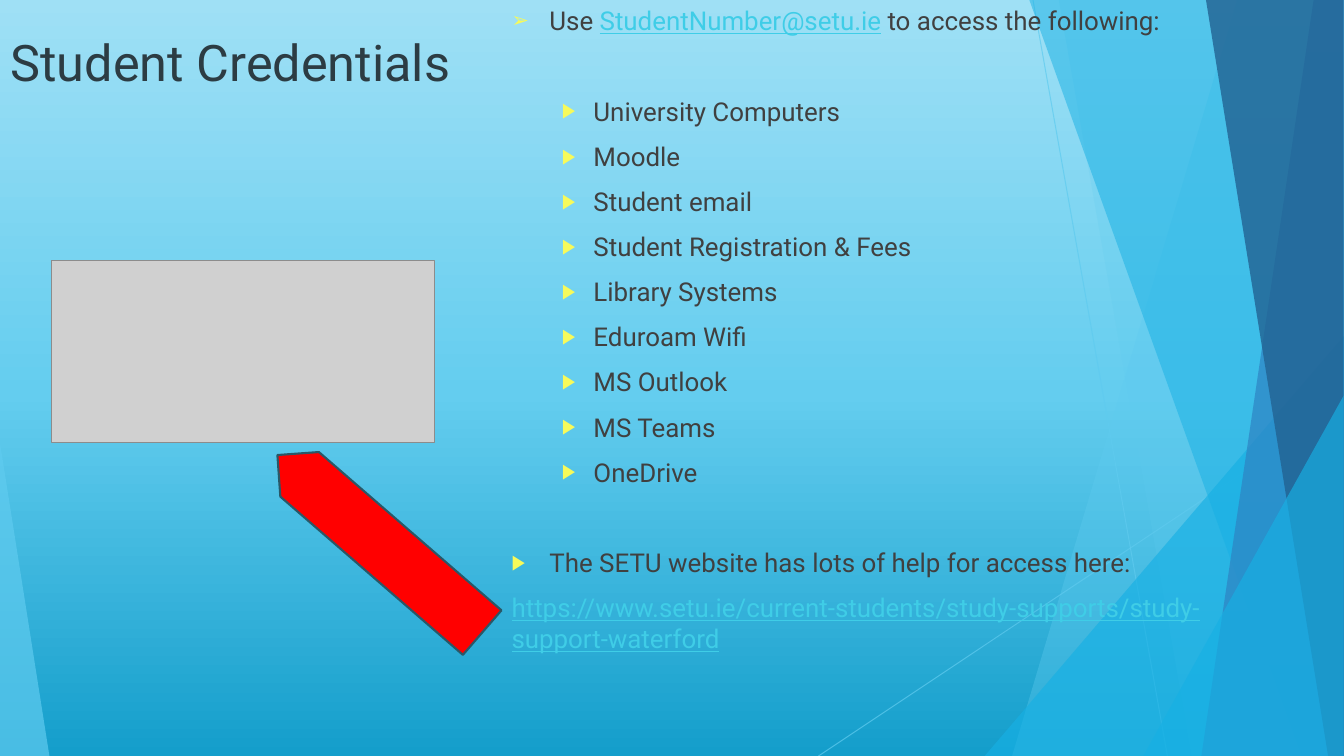
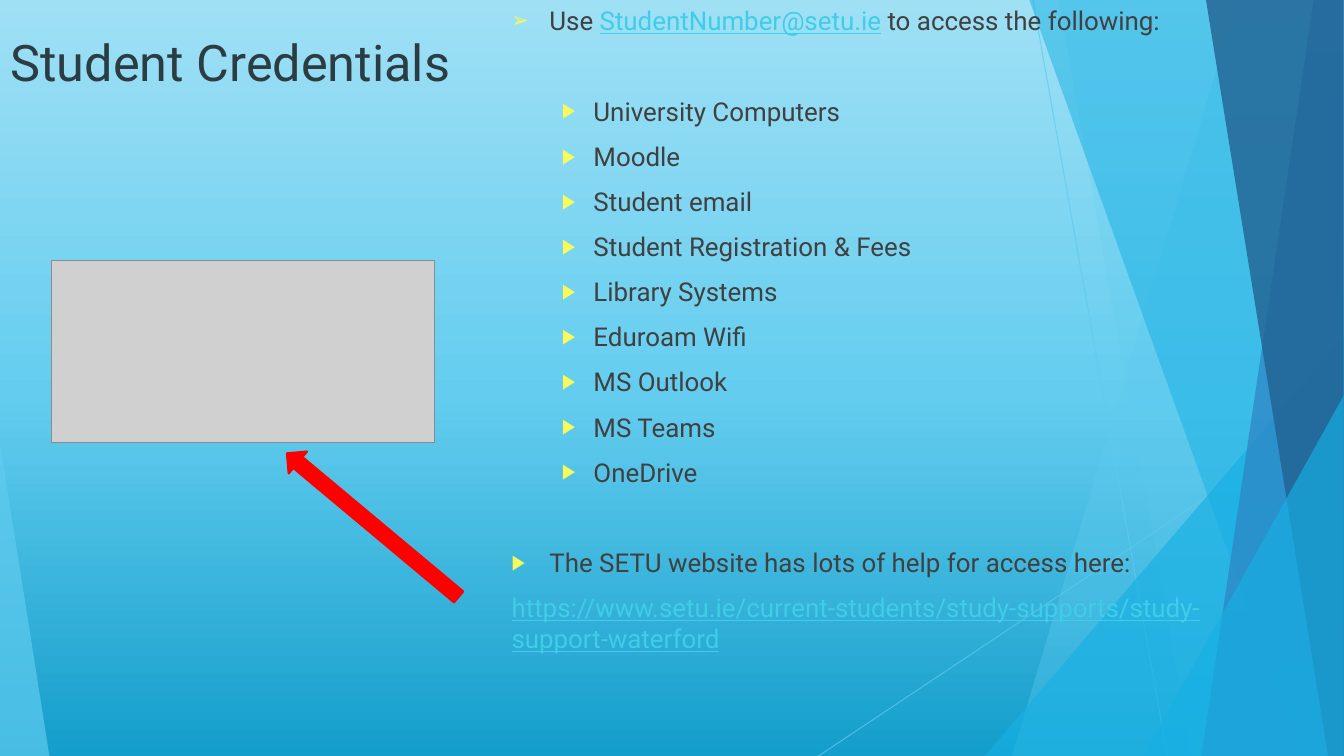
Before and after one commit to maireadmeagher/ICT-25, a slide deck: slide 10 of topic01-introduction-to-ICT/unit-1/talk-1/a-intro.pptx (slide 7 before the commit). Drawn at 1344x756 pixels with LibreOffice and Linux fonts; fonts in the diff are those of the drawing; grey boxes stand for pictures. Boxes give left, top, right and bottom in pixels: in the first picture for what was removed or moved away, otherwise in the second. Text is boxed around its words. In the diff, an @@ line names an element or a change of style, - is before the commit and + after.

```diff
--- a/topic01-introduction-to-ICT/unit-1/talk-1/a-intro.pptx
+++ b/topic01-introduction-to-ICT/unit-1/talk-1/a-intro.pptx
@@ left arrow at (278, 443, 468, 608): outline #2A5969 1.5 pt to #FF0000 1.5 pt; proportions changed; rotation 40 to 39 degrees @@
```
Also in this commit, not shown: 2 other slides changed, 2 slides added, 2 slides removed, 2 other files.
